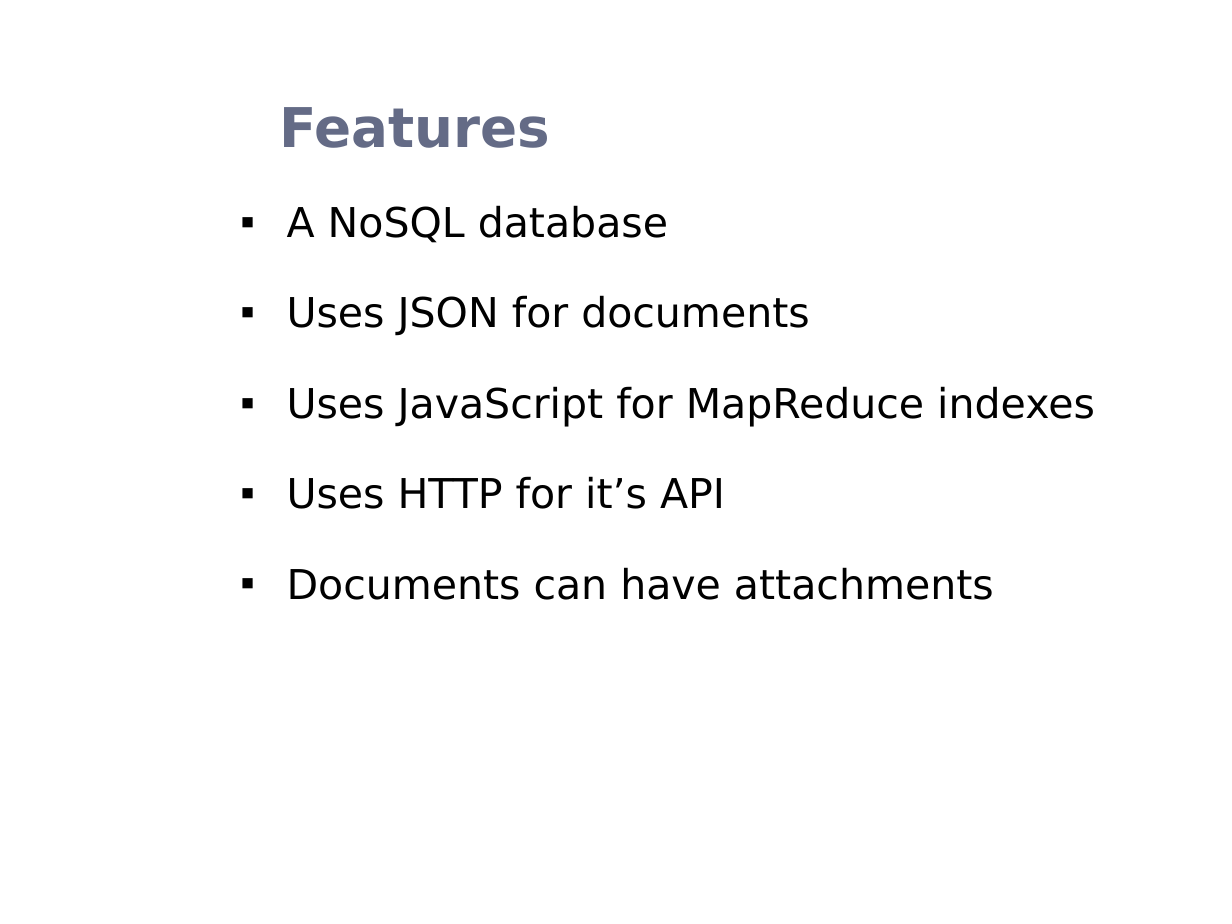
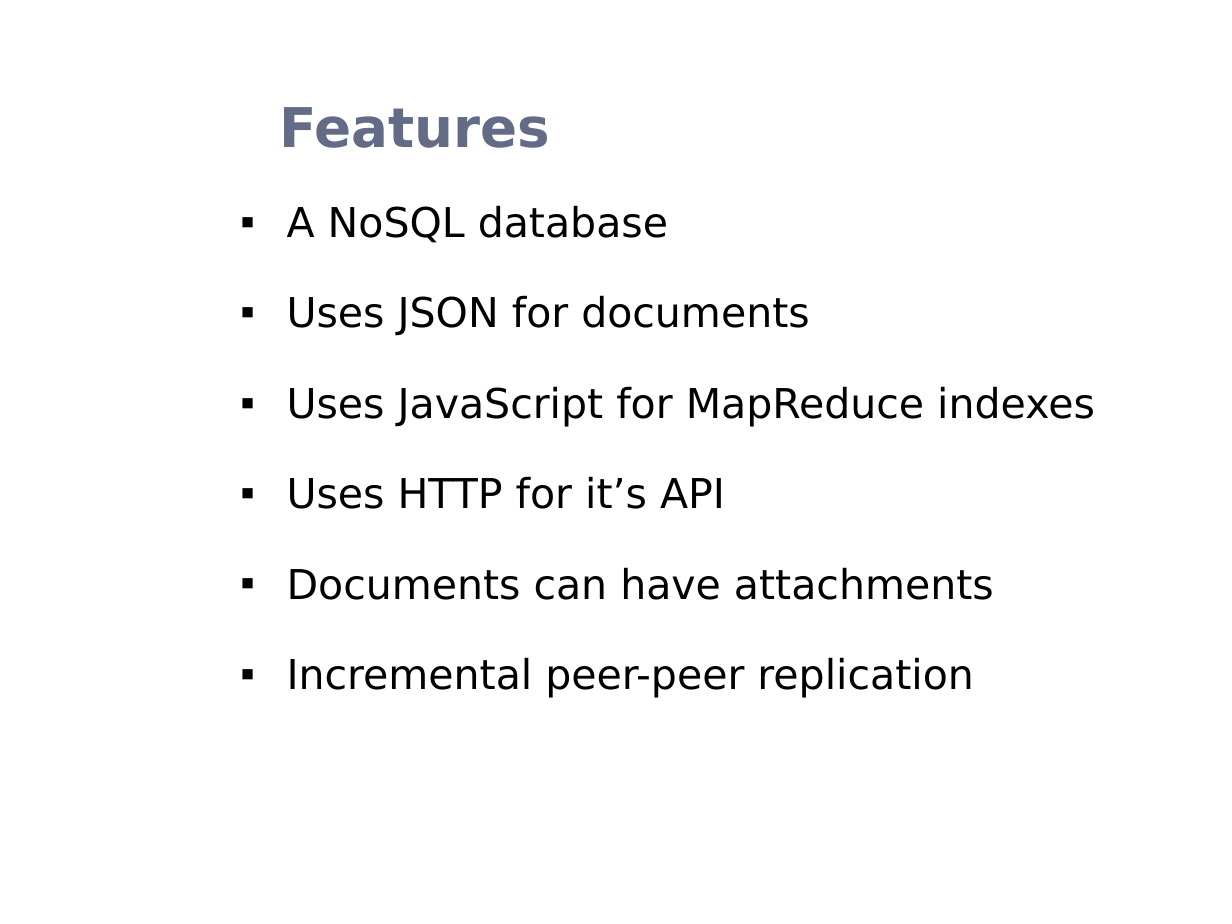
Before and after one commit to rohanz1993/Team_9_Heroku_Shopping_Cart_-_AWS_NoSQL_Service, a slide deck: slide 3 of Donita/CouchDB.pptx. Drawn at 1232x924 pixels with LibreOffice and Linux fonts; fonts in the diff are those of the drawing; background and template pictures are left out. Boxes give left, top, right and bottom in pixels: in the first picture for what was removed or moved away, otherwise in the second. Text is boxed around its words. In the diff, an @@ line names an element or a change of style, - is before the commit and + after.

```diff
--- a/Donita/CouchDB.pptx
+++ b/Donita/CouchDB.pptx
@@ text at box(287, 657, 973, 698): paragraph added @@
+▪ Incremental peer-peer replication
```
Also in this commit, not shown: 2 other slides changed, 9 slides added.
